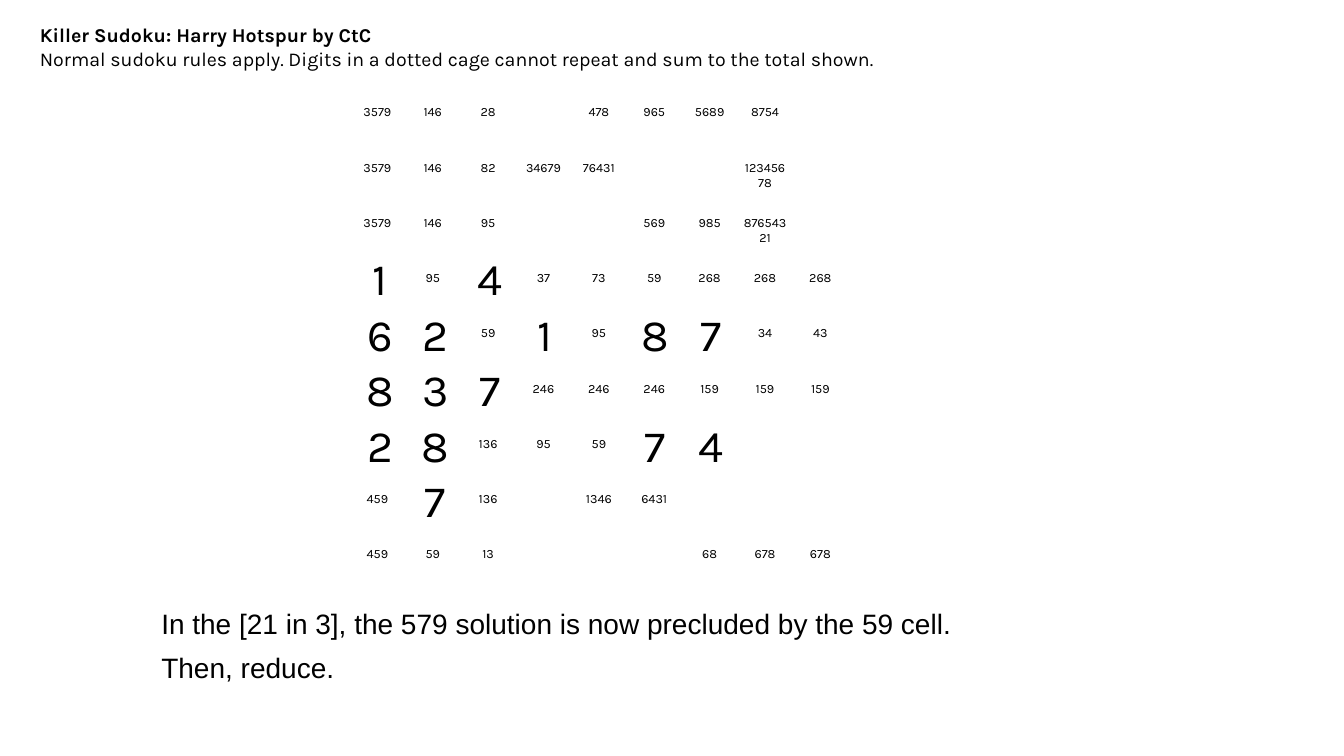
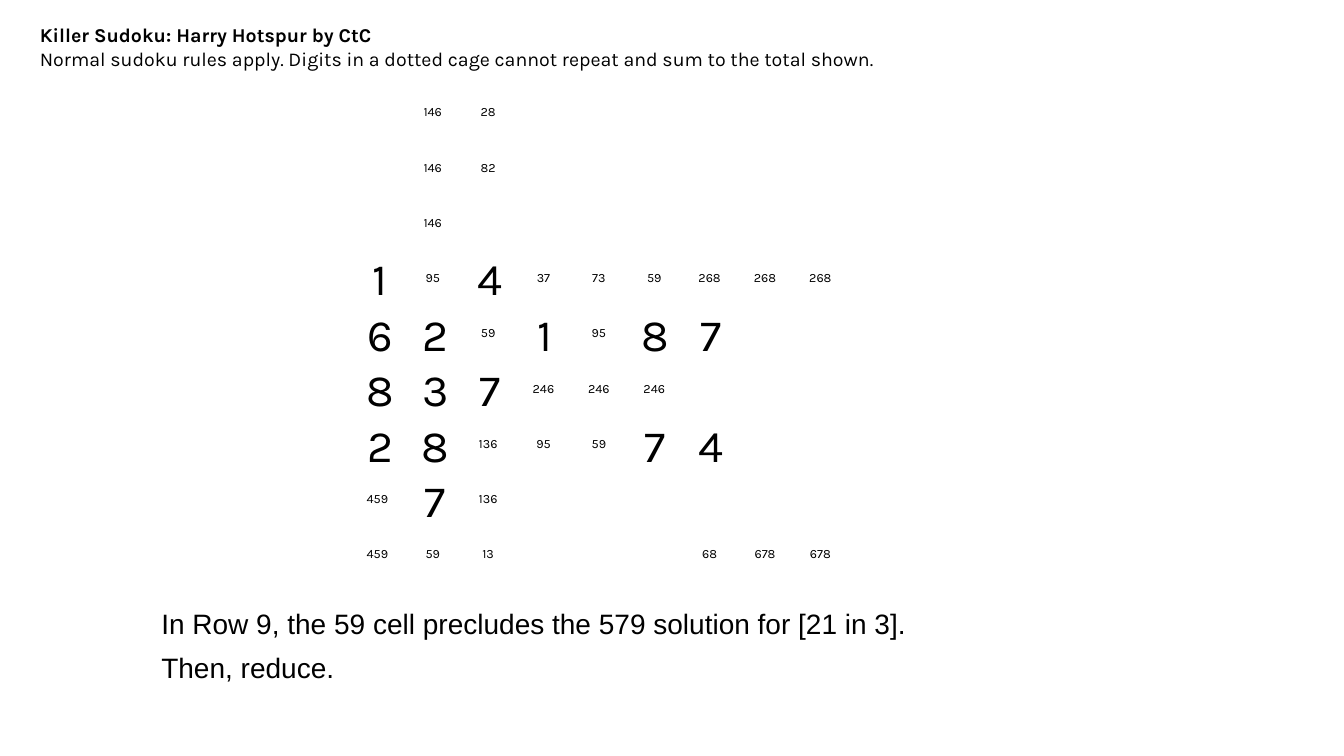
Before and after one commit to jhardis/WSJ_Number_Puzzles, a slide deck: slide 21 of 20261114_1.pptx (slide 29 before the commit). Drawn at 1344x756 pixels with LibreOffice and Linux fonts; fonts in the diff are those of the drawing; background and template pictures are left out. Boxes give left, top, right and bottom in pixels: in the first picture for what was removed or moved away, otherwise in the second. Text is boxed around its words. In the diff, an @@ line names an element or a change of style, - is before the commit and + after.

```diff
--- a/20261114_1.pptx
+++ b/20261114_1.pptx
@@ text removed at <box>363,108,391,116</box> @@
-3579
@@ text removed at <box>589,108,610,116</box> @@
-478
@@ text removed at <box>643,108,665,116</box> @@
-965
@@ text removed at <box>695,108,724,116</box> @@
-5689
@@ text removed at <box>751,108,779,116</box> @@
-8754
@@ text removed at <box>363,164,391,172</box> @@
-3579
@@ text removed at <box>526,164,561,172</box> @@
-34679
@@ text removed at <box>583,164,615,172</box> @@
-76431
@@ text removed at <box>734,154,797,195</box> @@
-12345678
@@ text removed at <box>363,219,391,227</box> @@
-3579
@@ text removed at <box>481,219,495,227</box> @@
-95
@@ text removed at <box>643,219,665,227</box> @@
-569
@@ text removed at <box>699,219,721,227</box> @@
-985
@@ text removed at <box>734,210,797,250</box> @@
-87654321
@@ text removed at <box>758,329,772,337</box> @@
-34
@@ text removed at <box>813,329,827,337</box> @@
-43
@@ text removed at <box>700,385,719,393</box> @@
-159
@@ text removed at <box>756,385,775,393</box> @@
-159
@@ text removed at <box>811,385,830,393</box> @@
-159
@@ text removed at <box>586,495,612,503</box> @@
-1346
@@ text removed at <box>641,495,667,503</box> @@
-6431
@@ text at <box>161,613,905,639</box>: text changed @@
-In the [21 in 3], the 579 solution is now precluded by the 59 cell.
+In Row 9, the 59 cell precludes the 579 solution for [21 in 3].
```
Also in this commit, not shown: 34 other slides changed, 10 slides added, 9 slides removed.
